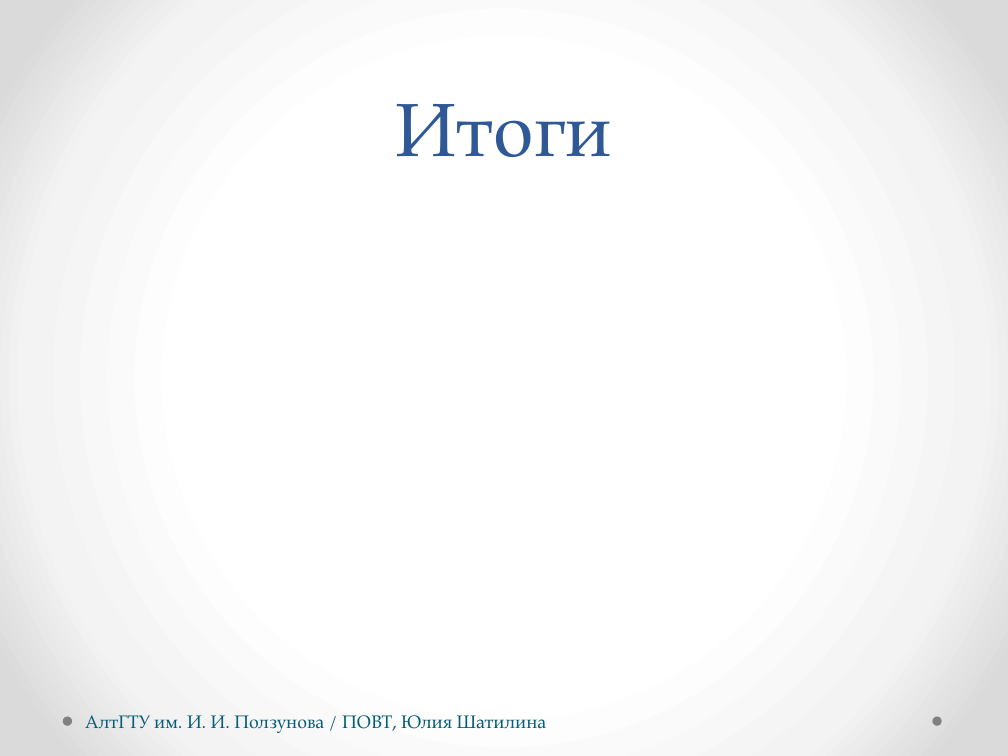
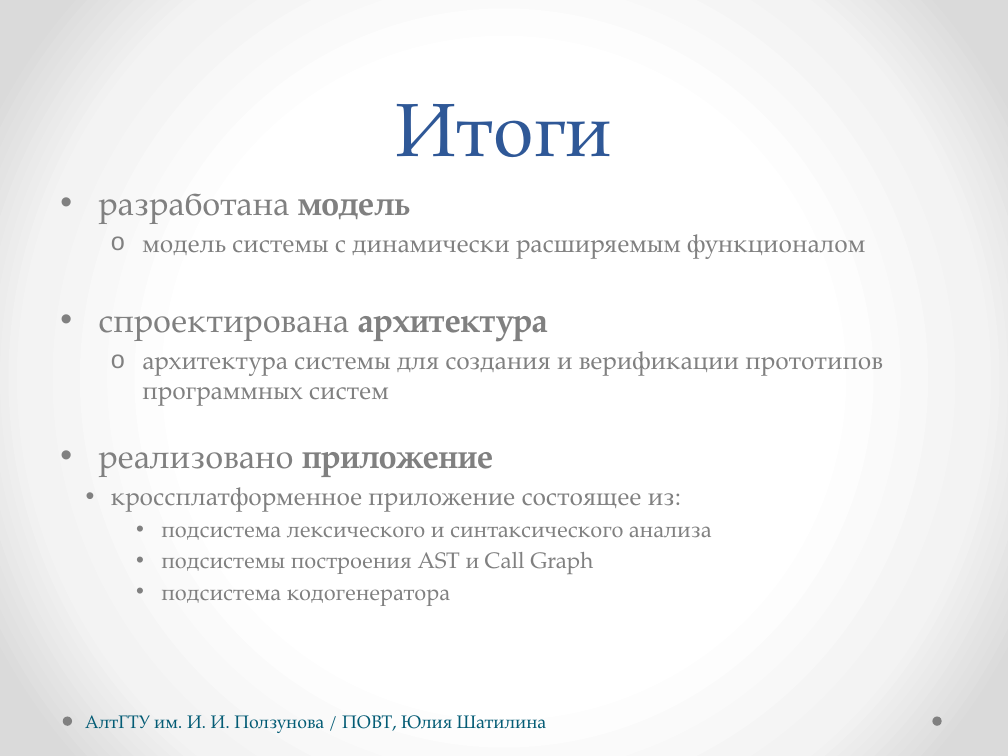
Before and after one commit to hisohito/proto-doc, a slide deck: slide 11 of shatilina.pptx (slide 12 before the commit). Drawn at 1008x756 pixels with LibreOffice and Linux fonts; fonts in the diff are those of the drawing. Boxes give left, top, right and bottom in pixels: in the first picture for what was removed or moved away, otherwise in the second. Text is boxed around its words. In the diff, an @@ line names an element or a change of style, - is before the commit and + after.

```diff
--- a/shatilina.pptx
+++ b/shatilina.pptx
@@ text added at [98,194,883,605], 18 pt, text #808080 @@
+• разработана модель
+  o модель системы с динамически расширяемым функционалом
+• спроектирована архитектура
+  o архитектура системы для создания и верификации прототипов программных систем
+• реализовано приложение
+    • кроссплатформенное приложение состоящее из:
+      • подсистема лексического и синтаксического анализа
+      • подсистемы построения AST и Call Graph
+      • подсистема кодогенератора
```
Also in this commit, not shown: 4 other slides changed, 1 slide removed, 6 other files.
